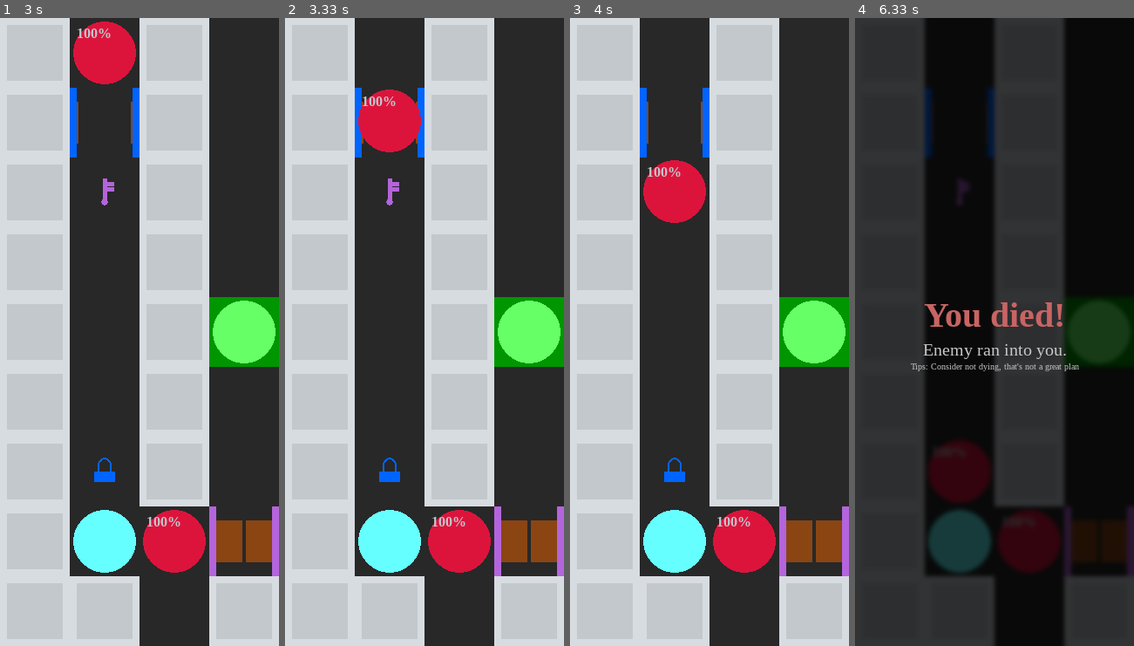
Above: before the commit, frames 1-4 (left to right).
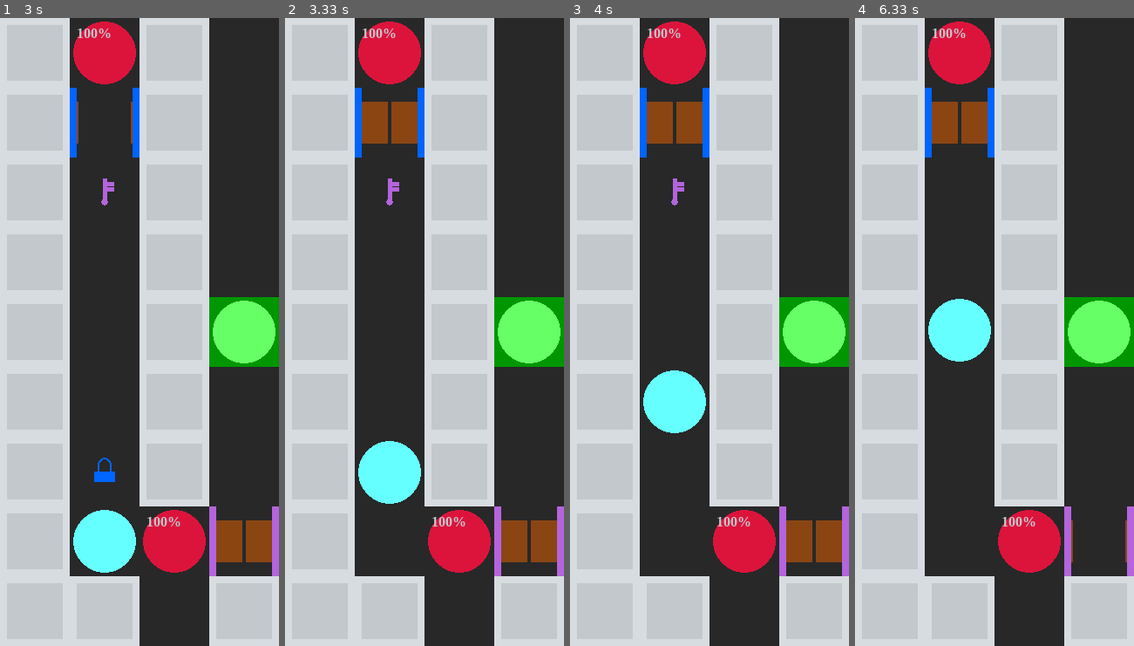
Above: after the commit, the same moments.

Repository: WingedSeal/mazegame
Game: pygame game, started from src/main.py
The game is run twice, just before and just after one commit, with the same random seed, the same clock (stepped at 60 frames per second) and the same inputs.
Inputs:
- Up to frame 1 (3 s): no input
- Up to frame 2 (3.33 s): no input
- Up to frame 3 (4 s): tap Enter at 3.33, 3.67 s
- Up to frame 4 (6.33 s): tap Enter every 0.33 s from 4 to 6 s

Frame 1 is identical in both runs. In frame 2, 7.0% of the frame differs, in the area x 26-49%, y 0-89%; in frame 3, 8.3%; in frame 4, 96%, in the area x 0-100%, y 0-100%.

Commit message:
feat: add solution to normal4

Diff:
--- a/src/main.py
+++ b/src/main.py
@@ -2,7 +2,16 @@
 
 
 def script():
-    return
+    for _ in range(5):
+        wait()
+    for _ in range(5):
+        move(UP)
+    for _ in range(5):
+        move(DOWN)
+    move(RIGHT)
+    move(RIGHT)
+    for _ in range(3):
+        move(UP)
 
 
 run(script, NORMAL4)
--- a/src/mazegame/api/maps/normal4.py
+++ b/src/mazegame/api/maps/normal4.py
@@ -9,7 +9,7 @@
 DOOR2 = Door(color2, open=True)
 ENEMY1 = Enemy([Direction.UP] * 5 + [Direction.DOWN] * 7 + [Direction.UP] * 2)
 ENEMY2 = Enemy(
-    [Direction.HALT] * 12 + [Direction.DOWN] + [Direction.HALT] * 10 + [Direction.UP]
+    [Direction.HALT] * 12 + [Direction.DOWN] + [Direction.HALT] * 12 + [Direction.UP]
 )
 # fmt: off
 NORMAL4 = Map(
@@ -26,3 +26,15 @@
     ]
 )
 # fmt: on
+
+# def script():
+#     for _ in range(5):
+#         wait()
+#     for _ in range(5):
+#         move(UP)
+#     for _ in range(5):
+#         move(DOWN)
+#     move(RIGHT)
+#     move(RIGHT)
+#     for _ in range(3):
+#         move(UP)
